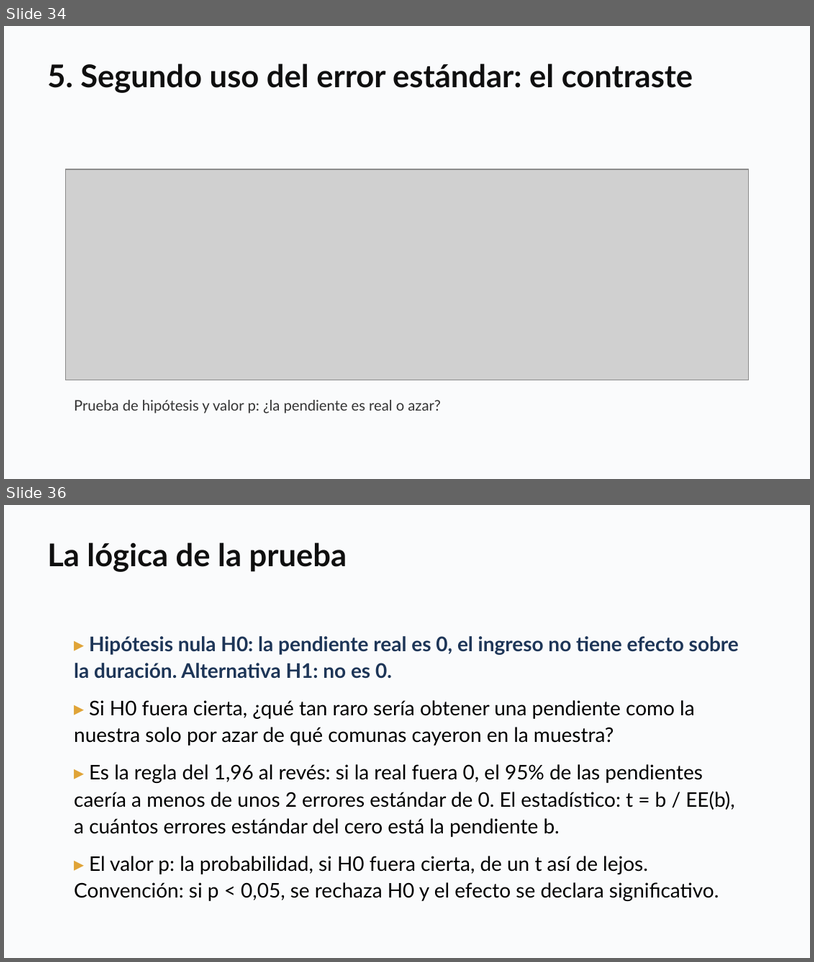
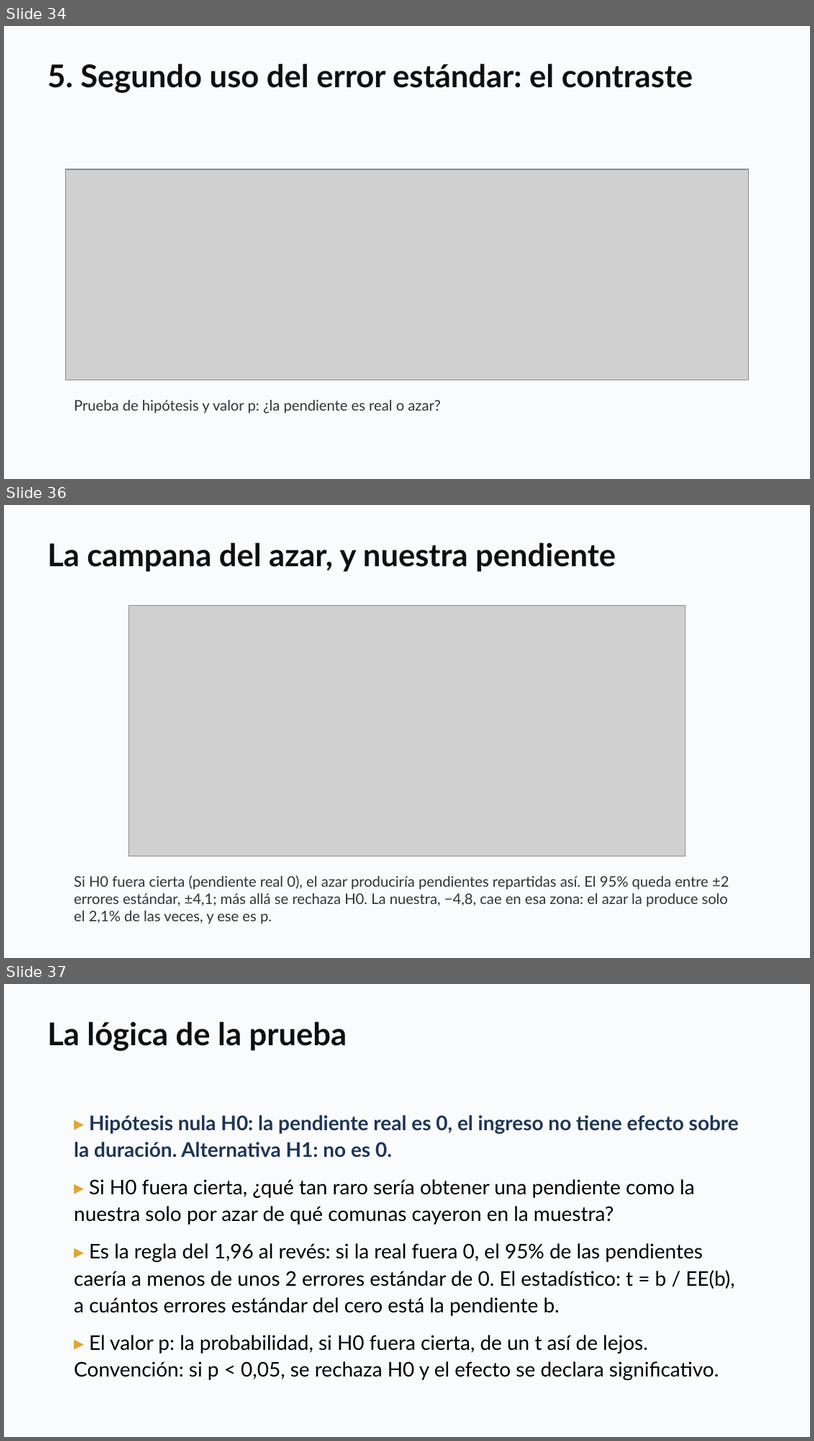
Before and after one commit to daniopitz/diplomado-cdd, a slide deck: presentaciones/clase05_probabilidad_inferencia.pptx. Shown one above the other, each under a label of ours: slides 34 and 36 before the commit, slides 34, 36 and 37 after it; the slides between them are not shown. The pictures are 814x962 and 814x1441 pixels, drawn with LibreOffice and Linux fonts; fonts in the diff are those of the drawing; grey boxes stand for pictures. Boxes give left, top, right and bottom in pixels: in the first picture for what was removed or moved away, otherwise in the second. Text is boxed around its words. In the diff, an @@ line names an element or a change of style, - is before the commit and + after.

```diff
--- a/presentaciones/clase05_probabilidad_inferencia.pptx
+++ b/presentaciones/clase05_probabilidad_inferencia.pptx
@@ slide 36 added at (4,505,810,958), background #FFFFFF @@
@@ rectangle added at (4,505,810,958), fill #FAFBFC @@
@@ text added at (47,542,616,572), 28 pt, text #0F0F0F, bold @@
+La campana del azar, y nuestra pendiente
@@ picture added at (129,606,687,856) @@
@@ text added at (74,875,729,924), 13 pt, text #333333 @@
+Si H0 fuera cierta (pendiente real 0), el azar produciría pendientes repartidas así. El 95% queda entre ±2 errores estándar, ±4,1; más allá se rechaza H0. La nuestra, −4,8, cae en esa zona: el azar la produce solo el 2,1% de las veces, y ese es p.
@@ what was slide 36 is now slide 37 @@
```
Also in this commit, not shown: 3 other files.
